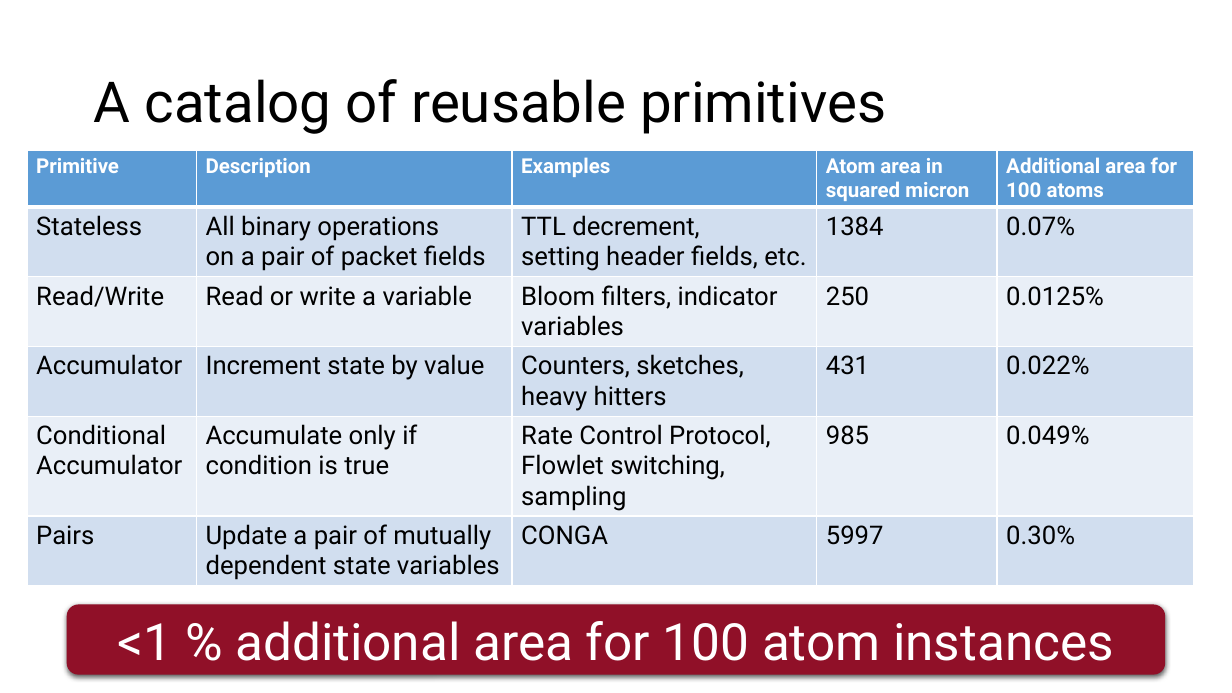
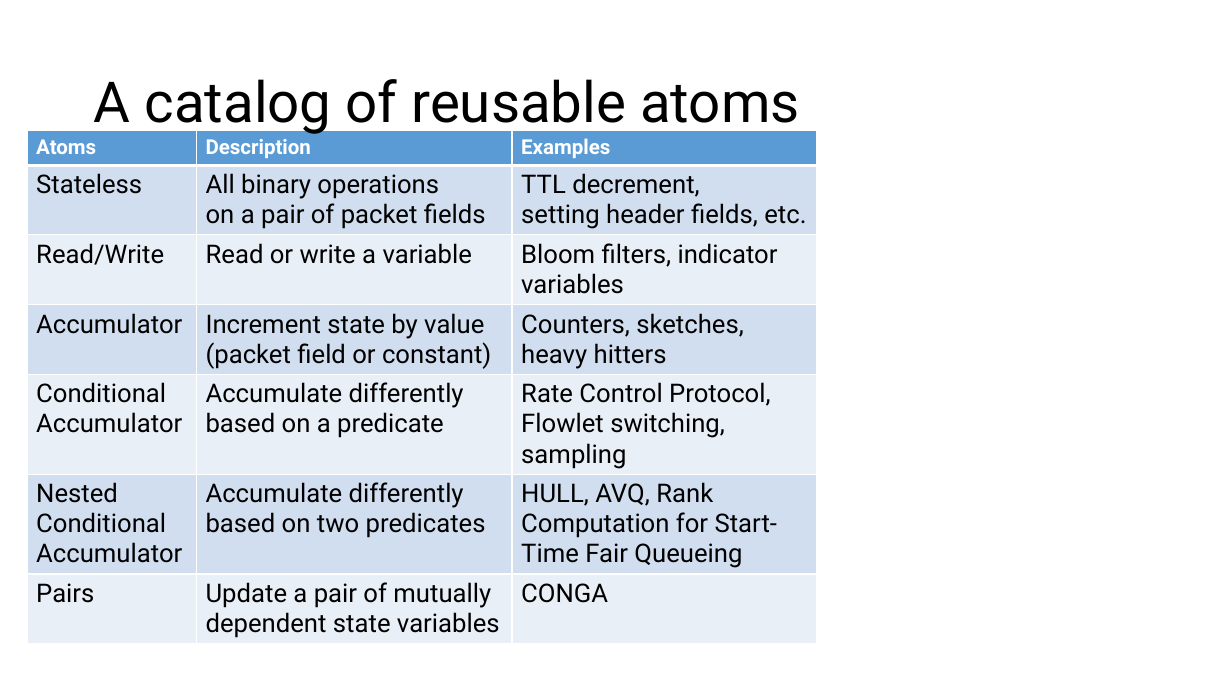
Before and after one commit to anirudhSK/pifo-domino-marple-ppts, a slide deck: slide 40 of combined_domino_pifo.pptx (slide 44 before the commit). Drawn at 1232x693 pixels with LibreOffice and Linux fonts; fonts in the diff are those of the drawing. Boxes give left, top, right and bottom in pixels: in the first picture for what was removed or moved away, otherwise in the second. Text is boxed around its words. In the diff, an @@ line names an element or a change of style, - is before the commit and + after.

```diff
--- a/combined_domino_pifo.pptx
+++ b/combined_domino_pifo.pptx
@@ title at (94,79,799,135): text changed @@
-A catalog of reusable primitives
+A catalog of reusable atoms
@@ table at (27,131,817,653) @@
-Primitive | Description | Examples | Atom area in squared micron | Additional area for 100 atoms
-Stateless | All binary operations / on a pair of packet fields | TTL decrement, / setting header fields, etc. | 1384 | 0.07%
-Read/Write | Read or write a variable | Bloom filters, indicator variables | 250 | 0.0125%
-Accumulator | Increment state by value | Counters, sketches, heavy hitters | 431 | 0.022%
-Conditional / Accumulator | Accumulate only if / condition is true | Rate Control Protocol, / Flowlet switching, sampling | 985 | 0.049%
-Pairs | Update a pair of mutually dependent state variables | CONGA | 5997 | 0.30%
+Atoms | Description | Examples
+Stateless | All binary operations / on a pair of packet fields | TTL decrement, / setting header fields, etc.
+Read/Write | Read or write a variable | Bloom filters, indicator variables
+Accumulator | Increment state by value / (packet field or constant) | Counters, sketches, heavy hitters
+Conditional / Accumulator | Accumulate differently based on a predicate | Rate Control Protocol, / Flowlet switching, sampling
+Nested Conditional Accumulator | Accumulate differently based on two predicates | HULL, AVQ, Rank Computation for Start-Time Fair Queueing
+Pairs | Update a pair of mutually dependent state variables | CONGA
@@ table: place and size @@
-table at (27,150,1194,593)
+table at (27,131,817,653)
@@ rounded rectangle removed at (67,604,1165,675) @@
-<1 % additional area for 100 atom instances
```
Also in this commit, not shown: 25 other slides changed, 8 slides added, 7 slides removed, 1 other file.
